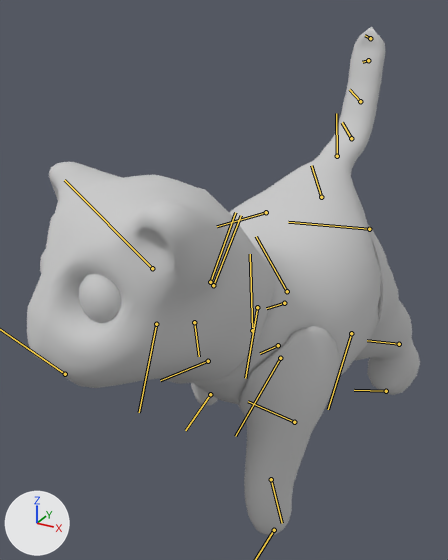
Two versions of the FBX model Assets/Art/cat_animated (1).FBX, one commit apart.
Camera for both pictures: a camera (50 mm lens) standing at (0.425, -1.038, 0.515) and looking at (-0.069, -0.138, 0.065). The lights are fixed; the arrows at lower left show +X, +Y and +Z. Both versions are drawn at frame 91 of the action 'Take 001'; the numbers are the values there. The bones that bend it are drawn over the model as lines.

Objects in the first picture: 'CAT'.
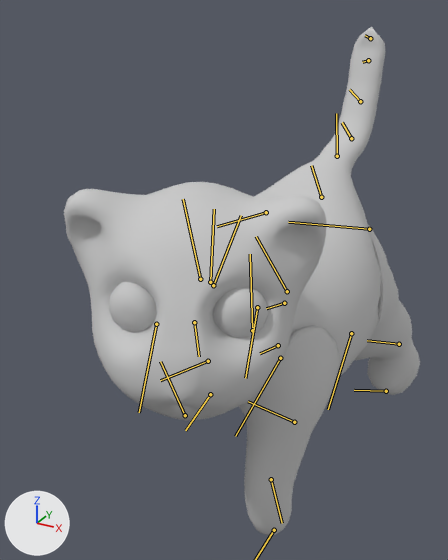
Pixel boxes [x1, y1, x2, y2] of what changed, in the pictures (448 x 560 px):
'CAT', posed (9% narrower)
    before: [27, 27, 420, 535]
    after: [64, 27, 420, 535]
bone 'Head main', root to tip
    before: (210, 282) to (235, 212)
    after: (210, 282) to (214, 209)

The edits, one by one:
Bone 'Head main' (bone_head_main) turns from (-10, -20, 21) to (10, 20, 21) degrees about its own x, y and z.
